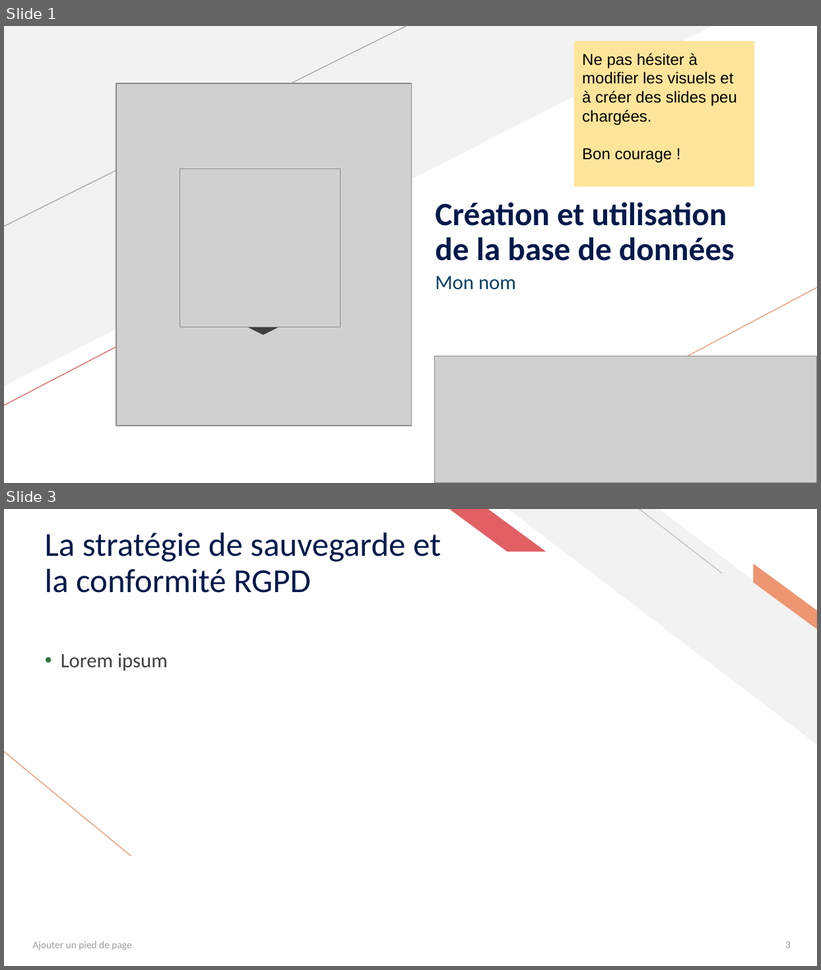
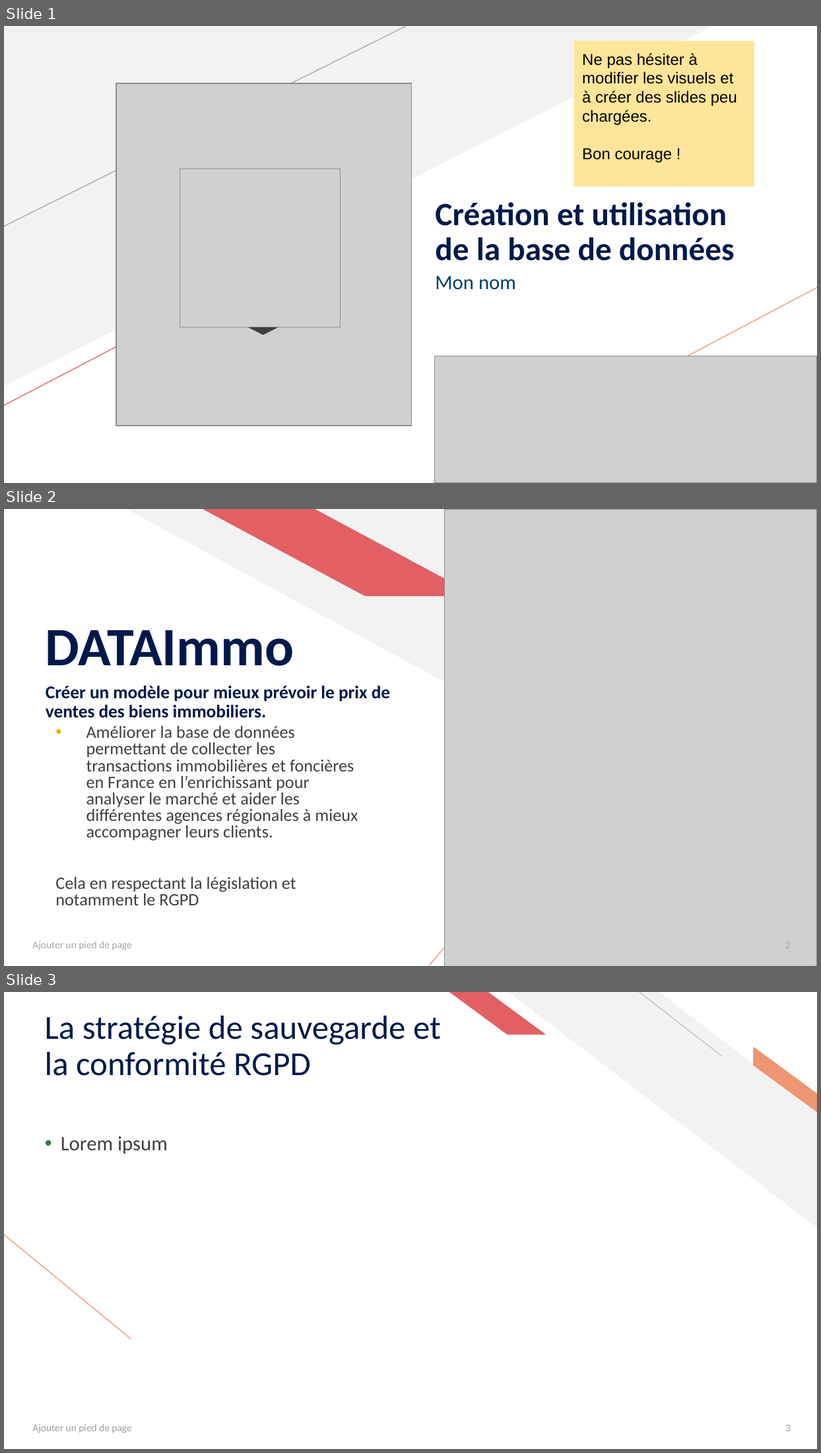
Before and after one commit to ziedbelhocine/Cours-OC, a slide deck: Data_Analyst/Projet_5/Présentation_P5+DA.pptx. Shown one above the other, each under a label of ours: slides 1 and 3 before the commit, slides 1, 2 and 3 after it; the slides between them are not shown. The pictures are 821x970 and 821x1453 pixels, drawn with LibreOffice and Linux fonts; fonts in the diff are those of the drawing; grey boxes stand for pictures. Boxes give left, top, right and bottom in pixels: in the first picture for what was removed or moved away, otherwise in the second. Text is boxed around its words. In the diff, an @@ line names an element or a change of style, - is before the commit and + after.

```diff
--- a/Data_Analyst/Projet_5/Présentation_P5+DA.pptx
+++ b/Data_Analyst/Projet_5/Présentation_P5+DA.pptx
@@ slide 2 added at (4,509,817,966), background #FFFFFF @@
@@ right triangle added at (127,509,817,885), fill #F2F2F2 @@
@@ parallelogram added at (203,509,477,596), fill #E26064 @@
@@ picture added at (445,509,817,966) @@
@@ title added at (46,630,294,666), 48 pt, text #00194C, bold @@
+DATAImmo
@@ text added at (46,685,390,718), 16 pt, text #00194C, bold @@
+Créer un modèle pour mieux prévoir le prix de ventes des biens immobiliers.
@@ text added at (55,726,358,906), 15.3 pt, text #3F3F3F @@
+• Améliorer la base de données permettant de collecter les transactions immobilières et foncières en France en l’enrichissant pour analyser le marché et aider les différentes agences régionales à mieux accompagner leurs clients.
+Cela en respectant la législation et notamment le RGPD
@@ line added from (429, 966) to (531, 846), #EE9571 0.75 pt @@
@@ text added at (32,941,131,951), 9 pt, text #A5A5A5 @@
+Ajouter un pied de page
@@ page number added at (785,942,791,949), 9 pt, text #A5A5A5 @@
+2
```
Also in this commit, not shown: 1 slide removed, 11 other files.
